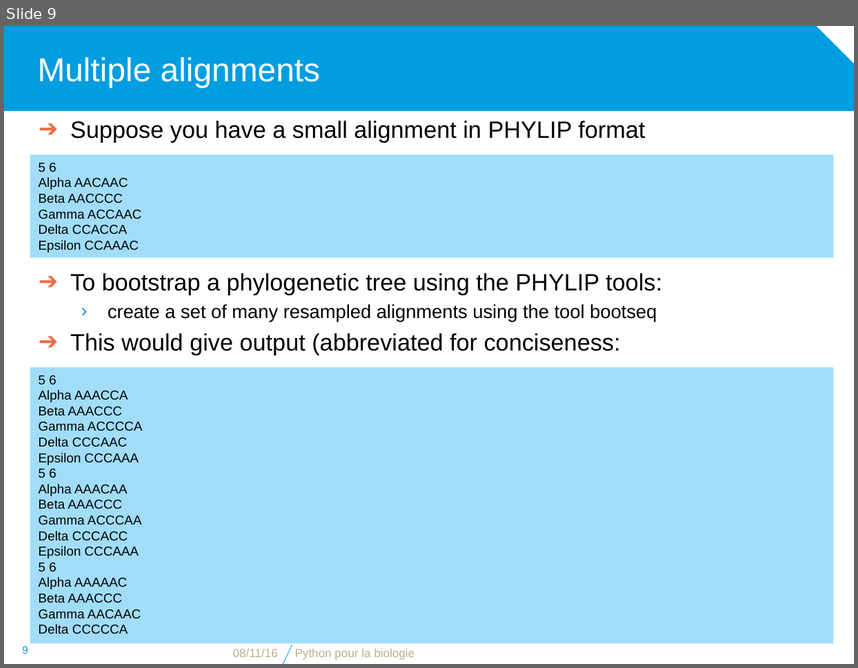
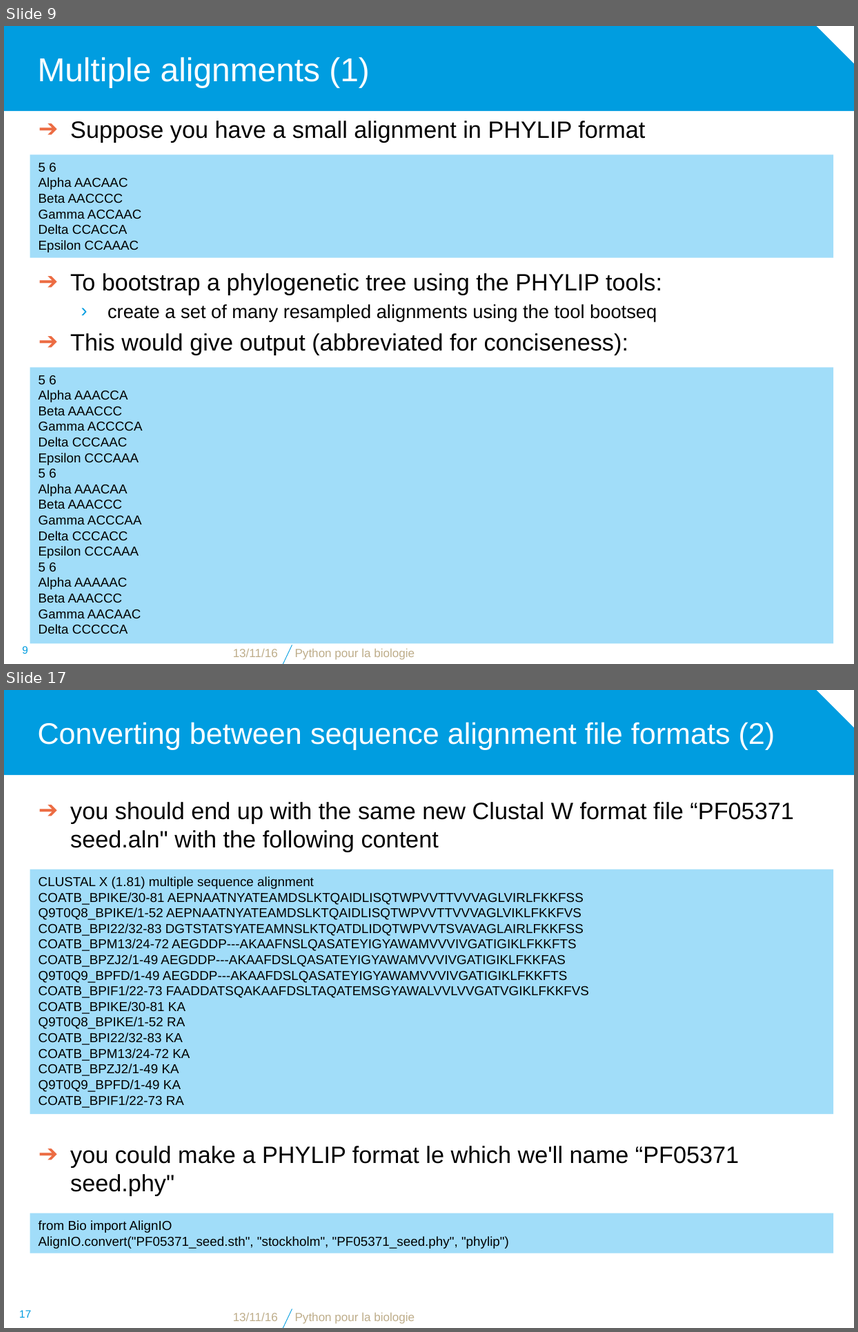
Before and after one commit to bdartigues/python_cnrs_formation, a slide deck: slides/python_biopython_Multiple_alignment.pptx. Shown one above the other, each under a label of ours: slide 9 before the commit, slides 9 and 17 after it; the slides between them are not shown. The pictures are 858x668 and 858x1332 pixels, drawn with LibreOffice and Linux fonts; fonts in the diff are those of the drawing; background and template pictures are left out. Boxes give left, top, right and bottom in pixels: in the first picture for what was removed or moved away, otherwise in the second. Text is boxed around its words. In the diff, an @@ line names an element or a change of style, - is before the commit and + after.

```diff
--- a/slides/python_biopython_Multiple_alignment.pptx
+++ b/slides/python_biopython_Multiple_alignment.pptx
@@ slide 17 added at (x1=4, y1=690, x2=854, y2=1328), background #FFFFFF; not listed: 2 template elements that a slide beside it also shows @@
@@ title added at (x1=38, y1=722, x2=775, y2=750), 25.2 pt, text #FFFFFF @@
+Converting between sequence alignment file formats (2)
@@ text added at (x1=70, y1=802, x2=793, y2=851), 20 pt, text #000000 @@
+➔ you should end up with the same new Clustal W format file “PF05371 seed.aln" with the following content
@@ rectangle added at (x1=30, y1=869, x2=833, y2=1114), fill #A1DDF9, 11 pt, text #000000 @@
+CLUSTAL X (1.81) multiple sequence alignment
+COATB_BPIKE/30-81 AEPNAATNYATEAMDSLKTQAIDLISQTWPVVTTVVVAGLVIRLFKKFSS
+Q9T0Q8_BPIKE/1-52 AEPNAATNYATEAMDSLKTQAIDLISQTWPVVTTVVVAGLVIKLFKKFVS
+COATB_BPI22/32-83 DGTSTATSYATEAMNSLKTQATDLIDQTWPVVTSVAVAGLAIRLFKKFSS
+COATB_BPM13/24-72 AEGDDP---AKAAFNSLQASATEYIGYAWAMVVVIVGATIGIKLFKKFTS
+COATB_BPZJ2/1-49 AEGDDP---AKAAFDSLQASATEYIGYAWAMVVVIVGATIGIKLFKKFAS
+Q9T0Q9_BPFD/1-49 AEGDDP---AKAAFDSLQASATEYIGYAWAMVVVIVGATIGIKLFKKFTS
+COATB_BPIF1/22-73 FAADDATSQAKAAFDSLTAQATEMSGYAWALVVLVVGATVGIKLFKKFVS
+COATB_BPIKE/30-81 KA
+Q9T0Q8_BPIKE/1-52 RA
+COATB_BPI22/32-83 KA
+COATB_BPM13/24-72 KA
+COATB_BPZJ2/1-49 KA
+Q9T0Q9_BPFD/1-49 KA
+COATB_BPIF1/22-73 RA
@@ text added at (x1=70, y1=1145, x2=739, y2=1196), 20 pt, text #000000 @@
+➔ you could make a PHYLIP format le which we'll name “PF05371 seed.phy"
@@ rectangle added at (x1=30, y1=1213, x2=833, y2=1253), fill #A1DDF9, 11 pt, text #000000 @@
+from Bio import AlignIO
+AlignIO.convert("PF05371_seed.sth", "stockholm", "PF05371_seed.phy", "phylip")
@@ page number added at (x1=19, y1=1310, x2=31, y2=1317), 9 pt, text #009DE0 @@
+17
@@ text added at (x1=233, y1=1312, x2=278, y2=1321), 10 pt, text #BEAD8A @@
+13/11/16
@@ text added at (x1=295, y1=1312, x2=415, y2=1323), 10 pt, text #BEAD8A @@
+Python pour la biologie
@@ slide 9 changed as well @@
@@ title at (x1=38, y1=57, x2=370, y2=87): text changed @@
-Multiple alignments
+Multiple alignments (1)
@@ text at (x1=70, y1=333, x2=628, y2=354): text changed @@
-➔ This would give output (abbreviated for conciseness:
+➔ This would give output (abbreviated for conciseness):
@@ text at (x1=233, y1=648, x2=278, y2=657): text changed @@
-08/11/16
+13/11/16
```
Also in this commit, not shown: 14 other slides changed, 14 other slides added, 8 slides removed, 4 other files.
